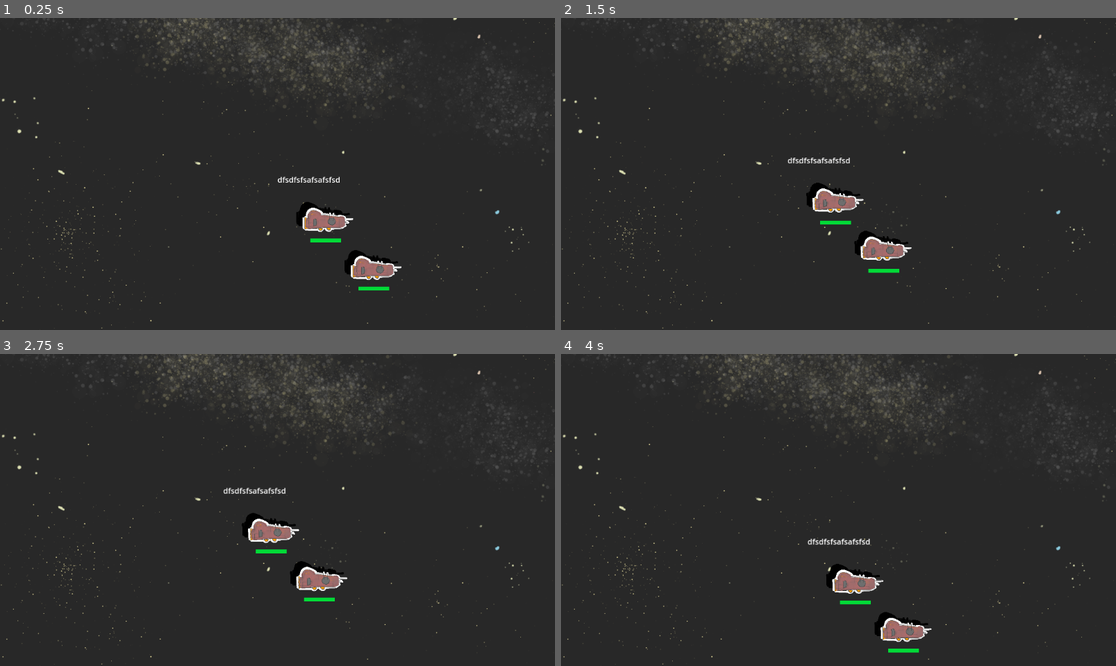
Above: before the commit, frames 1-4 (two rows, left to right).
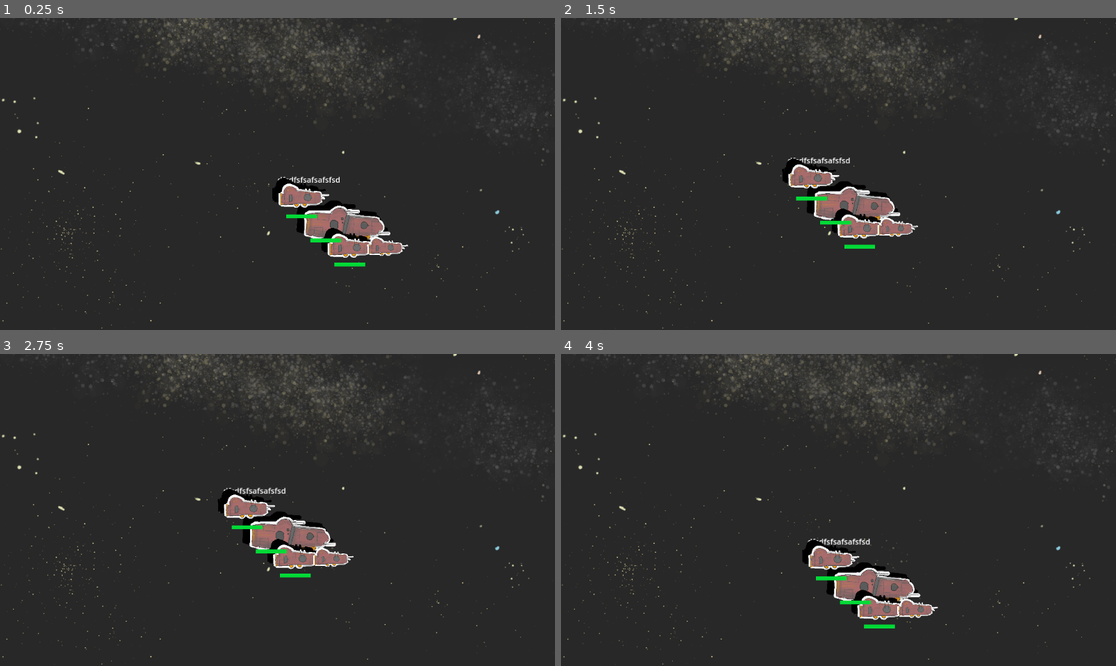
Above: after the commit, the same moments.

Repository: The-Churrosaur/fleetlike
Game: Godot game, scene res://_globals/game_manager.tscn
The game is run twice, just before and just after one commit, with the same random seed, the same clock (stepped at 60 frames per second) and the same inputs.
Inputs (mouse positions are in pixels of both pictures, inside the frame that each line leads up to):
- Up to frame 1 (0.25 s): no input
- Up to frame 2 (1.5 s): tap Enter (ui_accept) at 0.5, 0.77 s; move the mouse to (888, 220) at 0.52 s; hold Right (ui_right) 0.53-1.28 s; move the mouse to (888, 270) at 1.27 s; hold Down (ui_down) from 1.28 s (still down)
- Up to frame 3 (2.75 s): tap Enter (ui_accept) at 1.52 s; move the mouse to (333, 441) at 2.02 s; release Down (ui_down) at 2.03 s; hold Right (ui_right) from 2.03 s (still down)
- Up to frame 4 (4 s): move the mouse to (810, 572) at 2.77 s; release Right (ui_right) at 2.78 s; hold Up (ui_up) 2.78-3.53 s; tap Enter (ui_accept) at 3.02, 3.77 s; move the mouse to (1005, 556) at 3.52 s; hold Left (ui_left) from 3.53 s (still down)

The runs differ from the first frame. In frame 1, 3.4% of the frame differs, in the area x 49-74%, y 51-88%; in frame 2, 3.4%; in frame 3, 3.4%; in frame 4, 3.4%.

Commit message:
I don't remember but this is for evan

Diff:
--- a/_fx/explosion_fx.gd
+++ b/_fx/explosion_fx.gd
@@ -6,13 +6,16 @@
 @onready var animated_sprite_2d: AnimatedSprite2D = $AnimatedSprite2D
 @onready var main_sprite: Sprite2D = $"../MainSprite"
 @onready var scrap_particles: GPUParticles2D = $ScrapParticles
+@onready var lightning_particles: GPUParticles2D = $LightningParticles
 
 
 func _ready() -> void:
 	health.health_zero.connect(_on_health_zero_health)
 
+func _on_health_zero_health():
 
-func _on_health_zero_health():
+	lightning_particles.restart()
+	await lightning_particles.finished
 
 	reparent(GameGlobals.current_level)
 
--- a/_fx/explosion_fx.tscn
+++ b/_fx/explosion_fx.tscn
@@ -7,6 +7,15 @@
 [ext_resource type="Texture2D" uid="uid://b4b4bci3l3m53" path="res://_assets/kyle/kylesplosion2.png" id="5_rgh3u"]
 [ext_resource type="Texture2D" uid="uid://c7w163s5gjy7j" path="res://_assets/kyle/kylesplosion3.png" id="6_gw5fw"]
 [ext_resource type="Texture2D" uid="uid://b2agsiceq3xtn" path="res://_assets/kyle/scrap.png" id="7_o5abj"]
+[ext_resource type="Texture2D" uid="uid://hks605oyuef2" path="res://_assets/kyle/lightning.png" id="8_cnmk0"]
+
+[sub_resource type="ParticleProcessMaterial" id="ParticleProcessMaterial_11jl2"]
+particle_flag_disable_z = true
+angle_min = 1.07288e-05
+angle_max = 360.0
+gravity = Vector3(0, 0, 0)
+scale_min = 0.1
+scale_max = 0.6
 
 [sub_resource type="Curve" id="Curve_f47vw"]
 _data = [Vector2(0, 0), 0.0, 0.0, 0, 0, Vector2(0.141935, 1), 0.0725655, 0.0725655, 0, 0, Vector2(0.593548, 1), 0.0, 0.0, 0, 0, Vector2(1, 0), 0.0, 0.0, 0, 0]
@@ -67,6 +76,14 @@
 [node name="ExplosionSmoke" type="Node2D"]
 script = ExtResource("1_qoa33")
 
+[node name="LightningParticles" type="GPUParticles2D" parent="."]
+emitting = false
+texture = ExtResource("8_cnmk0")
+one_shot = true
+explosiveness = 0.42
+local_coords = true
+process_material = SubResource("ParticleProcessMaterial_11jl2")
+
 [node name="GPUParticles2D" type="GPUParticles2D" parent="."]
 emitting = false
 amount = 40
--- a/_globals/campaign_globals.gd
+++ b/_globals/campaign_globals.gd
@@ -11,3 +11,7 @@
 @export var rear_damage_mult = 2.0
 
 @export var speed_damage_reduction : CurveTexture
+
+
+func enemies(ship1 : Ship, ship2 : Ship):
+	return faction_enemies[ship1.faction].has(ship2.faction)
--- a/_globals/game_manager.tscn
+++ b/_globals/game_manager.tscn
@@ -2,7 +2,7 @@
 
 [ext_resource type="Script" uid="uid://bk6qlqq8fkj5t" path="res://_globals/game_manager.gd" id="1_lhsbv"]
 [ext_resource type="Resource" uid="uid://b88s6hqbvl0" path="res://_test_data/player_fleet.tres" id="2_i1c4i"]
-[ext_resource type="Resource" uid="uid://dut8ahh1fjuj7" path="res://battle/ship/ships/enemy_fleet.tres" id="3_ryq8w"]
+[ext_resource type="Resource" uid="uid://dut8ahh1fjuj7" path="res://_test_data/enemy_fleet.tres" id="3_ryq8w"]
 
 [node name="GameManager" type="Node2D"]
 script = ExtResource("1_lhsbv")
--- /dev/null
+++ b/_test_data/enemy_fleet.tres
@@ -0,0 +1,28 @@
+[gd_resource type="Resource" script_class="FleetData" load_steps=7 format=3 uid="uid://dut8ahh1fjuj7"]
+
+[ext_resource type="Script" uid="uid://bf63qct6m5xby" path="res://fleet/fleet_data.gd" id="1_4ng2m"]
+[ext_resource type="Script" uid="uid://qaixdu0mhtc2" path="res://fleet/ship_data.gd" id="2_cmgp3"]
+[ext_resource type="PackedScene" uid="uid://pgkbbaiwuhrh" path="res://battle/ship/ships/goldiship.tscn" id="3_6rixd"]
+[ext_resource type="PackedScene" uid="uid://70jg8mh27mxt" path="res://battle/ship/ships/fatship.tscn" id="4_uvvwt"]
+
+[sub_resource type="Resource" id="Resource_gku3y"]
+script = ExtResource("2_cmgp3")
+ship_scene = ExtResource("3_6rixd")
+player_ship = false
+faction = 2
+spawn_position = Vector2(500, 500)
+metadata/_custom_type_script = "uid://qaixdu0mhtc2"
+
+[sub_resource type="Resource" id="Resource_cjjqd"]
+script = ExtResource("2_cmgp3")
+ship_scene = ExtResource("4_uvvwt")
+player_ship = false
+faction = 2
+spawn_position = Vector2(1000, 1000)
+metadata/_custom_type_script = "uid://qaixdu0mhtc2"
+
+[resource]
+script = ExtResource("1_4ng2m")
+player_fleet = true
+ships = Array[ExtResource("2_cmgp3")]([SubResource("Resource_gku3y"), SubResource("Resource_cjjqd")])
+metadata/_custom_type_script = "uid://bf63qct6m5xby"
--- a/_test_data/player_fleet.tres
+++ b/_test_data/player_fleet.tres
@@ -1,12 +1,14 @@
-[gd_resource type="Resource" script_class="FleetData" load_steps=6 format=3 uid="uid://b88s6hqbvl0"]
+[gd_resource type="Resource" script_class="FleetData" load_steps=9 format=3 uid="uid://b88s6hqbvl0"]
 
 [ext_resource type="Script" uid="uid://bf63qct6m5xby" path="res://fleet/fleet_data.gd" id="1_yulkn"]
 [ext_resource type="Script" uid="uid://qaixdu0mhtc2" path="res://fleet/ship_data.gd" id="2_07ypw"]
-[ext_resource type="PackedScene" uid="uid://s4yeld6eym2i" path="res://battle/ship/ship.tscn" id="3_07ypw"]
+[ext_resource type="PackedScene" uid="uid://cicmb5p8of126" path="res://battle/ship/ships/smallship.tscn" id="4_cnko7"]
+[ext_resource type="PackedScene" uid="uid://70jg8mh27mxt" path="res://battle/ship/ships/fatship.tscn" id="4_djqh6"]
+[ext_resource type="PackedScene" uid="uid://pgkbbaiwuhrh" path="res://battle/ship/ships/goldiship.tscn" id="5_cnko7"]
 
 [sub_resource type="Resource" id="Resource_yulkn"]
 script = ExtResource("2_07ypw")
-ship_scene = ExtResource("3_07ypw")
+ship_scene = ExtResource("4_djqh6")
 player_ship = true
 faction = 0
 spawn_position = Vector2(100, 100)
@@ -14,14 +16,22 @@
 
 [sub_resource type="Resource" id="Resource_07ypw"]
 script = ExtResource("2_07ypw")
-ship_scene = ExtResource("3_07ypw")
+ship_scene = ExtResource("4_cnko7")
 player_ship = true
 faction = 0
-spawn_position = Vector2(200, 200)
+spawn_position = Vector2(50, 50)
+metadata/_custom_type_script = "uid://qaixdu0mhtc2"
+
+[sub_resource type="Resource" id="Resource_djqh6"]
+script = ExtResource("2_07ypw")
+ship_scene = ExtResource("5_cnko7")
+player_ship = true
+faction = 0
+spawn_position = Vector2(150, 150)
 metadata/_custom_type_script = "uid://qaixdu0mhtc2"
 
 [resource]
 script = ExtResource("1_yulkn")
 player_fleet = false
-ships = Array[ExtResource("2_07ypw")]([SubResource("Resource_yulkn"), SubResource("Resource_07ypw")])
+ships = Array[ExtResource("2_07ypw")]([SubResource("Resource_yulkn"), SubResource("Resource_07ypw"), SubResource("Resource_djqh6")])
 metadata/_custom_type_script = "uid://bf63qct6m5xby"
--- a/battle/ship/damage/physical/ship_hitbox.gd
+++ b/battle/ship/damage/physical/ship_hitbox.gd
@@ -4,14 +4,21 @@
 class_name ShipHitbox
 extends Area2D
 
+
+signal on_hit()
+
 @export var damage = 5
 @export var hit_chance = 0.5
 @export var abrade = true
+@export var free_on_hit = true
+
+var ship = null
+var target = null
 
 
 func _on_area_entered(area: Area2D) -> void:
-	if area is ShipHurtbox:
-		if randf() < hit_chance: _on_hit(area)
+	if area is ShipHurtbox and ship and area.ship and CampaignGlobals.enemies(ship, area.ship):
+		if randf() < hit_chance : _on_hit(area)
 		else: _on_miss(area)
 
 
@@ -19,7 +26,13 @@
 	damage -= area.armor
 	area.damage(damage)
 	if !abrade : damage += area.armor
+	_explode()
 
 
 func _on_miss(area : ShipHurtbox):
 	pass
+
+
+func _explode():
+	on_hit.emit()
+	if free_on_hit: queue_free()
--- a/battle/ship/damage/physical/ship_hurtbox.gd
+++ b/battle/ship/damage/physical/ship_hurtbox.gd
@@ -3,9 +3,13 @@
 extends Area2D
 
 
+@export var ship : Ship
 @export var health : ShipHealth
 @export var armor = 1
 
 
+func _ready() -> void:
+	print("HURTBOX READY: ", ship)
+
 func damage(_damage):
 	health.change_health(-_damage)
--- a/battle/ship/ship.gd
+++ b/battle/ship/ship.gd
@@ -35,7 +35,7 @@
 
 func kill_ship():
 	ship_died.emit(self)
-	await get_tree().create_timer(1.0)
+	await get_tree().create_timer(2.0).timeout
 	queue_free()
 
 
--- a/battle/ship/ship.tscn
+++ b/battle/ship/ship.tscn
@@ -9,15 +9,12 @@
 [ext_resource type="PackedScene" uid="uid://daxixkwymkrod" path="res://battle/ship/ship_mover.tscn" id="5_px0gm"]
 [ext_resource type="PackedScene" uid="uid://ci4r4pgw8hum8" path="res://_fx/explosion_fx.tscn" id="5_yrxkm"]
 [ext_resource type="PackedScene" uid="uid://7707jp6hme5c" path="res://_fx/flicker_drive.tscn" id="6_es0s5"]
-[ext_resource type="PackedScene" uid="uid://dkcwtctqpfays" path="res://battle/ship/components/component_manager.tscn" id="6_m0d6l"]
 [ext_resource type="Script" uid="uid://bymhfkbipujam" path="res://_fx/shadow_sprite.gd" id="6_njepq"]
-[ext_resource type="PackedScene" uid="uid://c2yd5hjvridcs" path="res://battle/ship/components/ship_component.tscn" id="10_kj2t3"]
 [ext_resource type="PackedScene" uid="uid://chfo20yjsyxsq" path="res://_fx/rcs_fx.tscn" id="11_m0d6l"]
 [ext_resource type="Texture2D" uid="uid://bbn0u35ipmqli" path="res://_assets/kyle/kyle_rcs.png" id="12_danqt"]
 [ext_resource type="PackedScene" uid="uid://coqqu0wbgy5gy" path="res://battle/ship/damage/ship_health.tscn" id="12_txejx"]
 [ext_resource type="Texture2D" uid="uid://bbniqdm4wusop" path="res://_assets/kyle/kyle_rcs2.png" id="13_4fpin"]
 [ext_resource type="PackedScene" uid="uid://ljrsdut67m7b" path="res://battle/ship/weapons/fire_control_manager.tscn" id="17_6fnym"]
-[ext_resource type="PackedScene" uid="uid://du17wo1yxisf5" path="res://battle/ship/weapons/weapons/laser_weapon.tscn" id="18_6fnym"]
 [ext_resource type="PackedScene" uid="uid://dgwdrxfvdphwe" path="res://battle/ship/detection/sensor.tscn" id="19_2hj83"]
 [ext_resource type="PackedScene" uid="uid://cgirvqoldups6" path="res://battle/ship/detection/sensor_hurtbox.tscn" id="19_6fnym"]
 [ext_resource type="PackedScene" uid="uid://bainibj58svww" path="res://_fx/damage_smoke.tscn" id="20_2hj83"]
@@ -25,7 +22,7 @@
 
 [sub_resource type="CapsuleShape2D" id="CapsuleShape2D_m0d6l"]
 radius = 16.0
-height = 100.0
+height = 154.0
 
 [sub_resource type="CircleShape2D" id="CircleShape2D_b20f4"]
 radius = 32.0
@@ -67,11 +64,6 @@
 rotation = 1.5708
 shape = SubResource("CapsuleShape2D_m0d6l")
 
-[node name="ExplosionFX" parent="." node_paths=PackedStringArray("health") instance=ExtResource("5_yrxkm")]
-rotation = 1.5708
-scale = Vector2(0.5, 0.5)
-health = NodePath("../ShipHealth")
-
 [node name="MainSprite" type="Sprite2D" parent="."]
 texture_filter = 1
 rotation = 1.5708
@@ -97,7 +89,13 @@
 health = NodePath("../ShipHealth")
 ship = NodePath("..")
 
-[node name="ShipHurtbox" parent="." node_paths=PackedStringArray("health") instance=ExtResource("2_danqt")]
+[node name="ExplosionFX" parent="." node_paths=PackedStringArray("health") instance=ExtResource("5_yrxkm")]
+rotation = 1.5708
+scale = Vector2(0.5, 0.5)
+health = NodePath("../ShipHealth")
+
+[node name="ShipHurtbox" parent="." node_paths=PackedStringArray("ship", "health") instance=ExtResource("2_danqt")]
+ship = NodePath("..")
 health = NodePath("../ShipHealth")
 
 [node name="CollisionShape2D" type="CollisionShape2D" parent="ShipHurtbox"]
@@ -120,15 +118,6 @@
 ship = NodePath("..")
 waypoint_manager = NodePath("../WaypointManager")
 thrust_curve = SubResource("CurveTexture_txejx")
-
-[node name="ComponentManager" parent="." node_paths=PackedStringArray("components") instance=ExtResource("6_m0d6l")]
-components = [NodePath("ShipComponent2"), NodePath("ShipComponent")]
-
-[node name="ShipComponent2" parent="ComponentManager" instance=ExtResource("10_kj2t3")]
-position = Vector2(37, 0)
-
-[node name="ShipComponent" parent="ComponentManager" instance=ExtResource("10_kj2t3")]
-position = Vector2(-37, 0)
 
 [node name="FlickerDrive" parent="." node_paths=PackedStringArray("shipmover") instance=ExtResource("6_es0s5")]
 position = Vector2(-43, 0)
@@ -171,15 +160,12 @@
 
 [node name="FireControlManager" parent="." node_paths=PackedStringArray("sensors", "weapons") instance=ExtResource("17_6fnym")]
 sensors = [NodePath("Sensor")]
-weapons = [NodePath("Weapon")]
+weapons = [NodePath(""), NodePath("")]
 
 [node name="Sensor" parent="FireControlManager" instance=ExtResource("19_2hj83")]
 
 [node name="CollisionShape2D" type="CollisionShape2D" parent="FireControlManager/Sensor"]
 shape = SubResource("CircleShape2D_yrxkm")
-
-[node name="Weapon" parent="FireControlManager" instance=ExtResource("18_6fnym")]
-position = Vector2(12, 0)
 
 [node name="SensorHurtbox" parent="." node_paths=PackedStringArray("ship") instance=ExtResource("19_6fnym")]
 ship = NodePath("..")
--- a/battle/ship/ships/enemy_fleet.tres
+++ /dev/null
@@ -1,27 +0,0 @@
-[gd_resource type="Resource" script_class="FleetData" load_steps=6 format=3 uid="uid://dut8ahh1fjuj7"]
-
-[ext_resource type="Script" uid="uid://bf63qct6m5xby" path="res://fleet/fleet_data.gd" id="1_pyv0j"]
-[ext_resource type="Script" uid="uid://qaixdu0mhtc2" path="res://fleet/ship_data.gd" id="2_uq02h"]
-[ext_resource type="PackedScene" uid="uid://70jg8mh27mxt" path="res://battle/ship/ships/fatship.tscn" id="3_lel8r"]
-
-[sub_resource type="Resource" id="Resource_gku3y"]
-script = ExtResource("2_uq02h")
-ship_scene = ExtResource("3_lel8r")
-player_ship = false
-faction = 2
-spawn_position = Vector2(500, 500)
-metadata/_custom_type_script = "uid://qaixdu0mhtc2"
-
-[sub_resource type="Resource" id="Resource_cjjqd"]
-script = ExtResource("2_uq02h")
-ship_scene = ExtResource("3_lel8r")
-player_ship = false
-faction = 2
-spawn_position = Vector2(1000, 1000)
-metadata/_custom_type_script = "uid://qaixdu0mhtc2"
-
-[resource]
-script = ExtResource("1_pyv0j")
-player_fleet = true
-ships = Array[ExtResource("2_uq02h")]([SubResource("Resource_gku3y"), SubResource("Resource_cjjqd")])
-metadata/_custom_type_script = "uid://bf63qct6m5xby"
--- a/battle/ship/ships/fatship.tscn
+++ b/battle/ship/ships/fatship.tscn
@@ -1,21 +1,32 @@
-[gd_scene load_steps=4 format=3 uid="uid://70jg8mh27mxt"]
+[gd_scene load_steps=5 format=3 uid="uid://70jg8mh27mxt"]
 
 [ext_resource type="PackedScene" uid="uid://s4yeld6eym2i" path="res://battle/ship/ship.tscn" id="1_inpc4"]
-[ext_resource type="Texture2D" uid="uid://1oimbdegdj8a" path="res://_assets/kyle/kyleship.png" id="2_f10xu"]
+[ext_resource type="Texture2D" uid="uid://c51cs8t4vhjle" path="res://_assets/kyle/kyleship2.png" id="2_j3siw"]
+[ext_resource type="PackedScene" uid="uid://xuffogoyvqeb" path="res://battle/ship/weapons/weapons/bullet_weapon.tscn" id="4_j3siw"]
 [ext_resource type="PackedScene" uid="uid://du17wo1yxisf5" path="res://battle/ship/weapons/weapons/laser_weapon.tscn" id="19_kqxc1"]
 
 [node name="Ship" instance=ExtResource("1_inpc4")]
 
-[node name="Sprite2D" type="Sprite2D" parent="MainSprite" index="2"]
-position = Vector2(-0.0013213, -365)
-scale = Vector2(0.8, 0.8)
-texture = ExtResource("2_f10xu")
+[node name="MainSprite" parent="." index="1"]
+position = Vector2(45, -8)
+texture = ExtResource("2_j3siw")
 
-[node name="ShipHealth" parent="." index="5"]
+[node name="ShadowSprite" parent="MainSprite" index="0"]
+texture = ExtResource("2_j3siw")
+
+[node name="CollisionShape2D" parent="ShipHurtbox" index="0"]
+position = Vector2(28, 0)
+
+[node name="FireControlManager_Weapon#Weapon" parent="." index="5" instance=ExtResource("19_kqxc1")]
+position = Vector2(71, 0)
+
+[node name="Weapon" parent="FireControlManager_Weapon#Weapon" index="5" instance=ExtResource("4_j3siw")]
+
+[node name="ShipHealth" parent="." index="6"]
 max_health = 200
 health = 200
 
-[node name="ShipMover" parent="." index="8"]
+[node name="ShipMover" parent="." index="9"]
 rotation_torque = 500
 thrust_force = 50
 
@@ -28,7 +39,13 @@
 position = Vector2(102.4, 52)
 
 [node name="FireControlManager" parent="." index="12" node_paths=PackedStringArray("weapons")]
-weapons = [NodePath("Weapon"), NodePath("Weapon/Weapon")]
+weapons = [NodePath("Weapon"), NodePath("Weapon2"), NodePath("Weapon3")]
 
-[node name="Weapon" parent="FireControlManager/Weapon" index="5" instance=ExtResource("19_kqxc1")]
-position = Vector2(71, 0)
+[node name="Weapon" parent="FireControlManager" index="1" instance=ExtResource("19_kqxc1")]
+position = Vector2(92, 0)
+
+[node name="Weapon2" parent="FireControlManager" index="2" instance=ExtResource("4_j3siw")]
+position = Vector2(13, 0)
+
+[node name="Weapon3" parent="FireControlManager" index="3" instance=ExtResource("4_j3siw")]
+position = Vector2(-36, 0)
--- /dev/null
+++ b/battle/ship/ships/goldiship.tscn
@@ -0,0 +1,33 @@
+[gd_scene load_steps=4 format=3 uid="uid://pgkbbaiwuhrh"]
+
+[ext_resource type="PackedScene" uid="uid://s4yeld6eym2i" path="res://battle/ship/ship.tscn" id="1_fkl3g"]
+[ext_resource type="Texture2D" uid="uid://1oimbdegdj8a" path="res://_assets/kyle/kyleship.png" id="2_47iak"]
+[ext_resource type="PackedScene" uid="uid://du17wo1yxisf5" path="res://battle/ship/weapons/weapons/laser_weapon.tscn" id="5_o8w6w"]
+
+[node name="Ship" instance=ExtResource("1_fkl3g")]
+
+[node name="MainSprite" parent="." index="1"]
+position = Vector2(2, 4)
+
+[node name="Sprite2D" type="Sprite2D" parent="MainSprite" index="2"]
+position = Vector2(-0.0013213, -365)
+scale = Vector2(0.8, 0.8)
+texture = ExtResource("2_47iak")
+
+[node name="CollisionShape2D" parent="ShipHurtbox" index="0"]
+position = Vector2(14, 0)
+
+[node name="ShipHealth" parent="." index="5"]
+max_health = 150
+health = 150
+
+[node name="ShipMover" parent="." index="8"]
+rotation_torque = 2500
+thrust_force = 100
+
+[node name="FireControlManager" parent="." index="11" node_paths=PackedStringArray("weapons")]
+weapons = [NodePath("Weapon"), NodePath("Weapon2")]
+
+[node name="Weapon" parent="FireControlManager" index="1" instance=ExtResource("5_o8w6w")]
+
+[node name="Weapon2" parent="FireControlManager" index="2" instance=ExtResource("5_o8w6w")]
--- /dev/null
+++ b/battle/ship/ships/smallship.tscn
@@ -0,0 +1,11 @@
+[gd_scene load_steps=3 format=3 uid="uid://cicmb5p8of126"]
+
+[ext_resource type="PackedScene" uid="uid://s4yeld6eym2i" path="res://battle/ship/ship.tscn" id="1_lk2dw"]
+[ext_resource type="PackedScene" uid="uid://xuffogoyvqeb" path="res://battle/ship/weapons/weapons/bullet_weapon.tscn" id="2_5fpf3"]
+
+[node name="Ship" instance=ExtResource("1_lk2dw")]
+
+[node name="FireControlManager" parent="." index="11" node_paths=PackedStringArray("weapons")]
+weapons = [NodePath("Weapon")]
+
+[node name="Weapon" parent="FireControlManager" index="1" instance=ExtResource("2_5fpf3")]
--- a/battle/ship/waypoints/ship_waypoint_manager.gd
+++ b/battle/ship/waypoints/ship_waypoint_manager.gd
@@ -42,8 +42,8 @@
 
 	current_waypoint = new_waypoint
 
-	print("NEW WAYPOINT ADDED: ")
-	current_waypoint.print_list()
+	#print("NEW WAYPOINT ADDED: ")
+	#current_waypoint.print_list()
 
 
 ## call to set current waypoint completed
--- a/battle/ship/weapons/bullets/bullet.tscn
+++ b/battle/ship/weapons/bullets/bullet.tscn
@@ -1,9 +1,26 @@
-[gd_scene load_steps=7 format=3 uid="uid://jqm3f5keb4cb"]
+[gd_scene load_steps=14 format=3 uid="uid://jqm3f5keb4cb"]
 
 [ext_resource type="PackedScene" uid="uid://me67jcpanbom" path="res://battle/ship/damage/physical/ship_hitbox.tscn" id="1_g0m3i"]
+[ext_resource type="Texture2D" uid="uid://bn5m4emn00njs" path="res://_assets/kyle/dust.png" id="2_lvyb5"]
 [ext_resource type="Script" uid="uid://cjmu6koyt8jun" path="res://battle/ship/weapons/bullets/bullet_mover.gd" id="2_rg5ye"]
 [ext_resource type="Texture2D" uid="uid://dcyoljmcooldo" path="res://_assets/kyle/kylebold.png" id="3_jg15y"]
 [ext_resource type="Texture2D" uid="uid://boa6fwrackrk5" path="res://_assets/kyle/kylebold2png.png" id="4_ild1v"]
+[ext_resource type="Texture2D" uid="uid://df8bdalqqeq5y" path="res://_assets/kyle/kyleshell.png" id="5_ild1v"]
+[ext_resource type="Texture2D" uid="uid://dfqgp4020lbjc" path="res://_assets/kyle/kyleflare.png" id="7_0t8ly"]
+[ext_resource type="Script" uid="uid://pt2biwj4i5q8" path="res://battle/ship/weapons/bullets/hit_sprite.gd" id="7_fanvd"]
+[ext_resource type="Texture2D" uid="uid://b8xj2ie4smq4g" path="res://_assets/kyle/kyleflare2.png" id="8_fanvd"]
+
+[sub_resource type="CapsuleShape2D" id="CapsuleShape2D_nv5ly"]
+radius = 5.0
+height = 20.0
+
+[sub_resource type="ParticleProcessMaterial" id="ParticleProcessMaterial_nv5ly"]
+particle_flag_disable_z = true
+angle_min = 1.07288e-05
+angle_max = 180.0
+gravity = Vector3(0, 0, 0)
+scale_min = 0.1
+scale_max = 0.2
 
 [sub_resource type="SpriteFrames" id="SpriteFrames_lvyb5"]
 animations = [{
@@ -19,21 +36,64 @@
 "speed": 5.0
 }]
 
-[sub_resource type="CapsuleShape2D" id="CapsuleShape2D_nv5ly"]
-radius = 5.0
-height = 50.0
+[sub_resource type="SpriteFrames" id="SpriteFrames_yr70u"]
+animations = [{
+"frames": [{
+"duration": 1.0,
+"texture": ExtResource("7_0t8ly")
+}, {
+"duration": 1.0,
+"texture": ExtResource("8_fanvd")
+}],
+"loop": true,
+"name": &"default",
+"speed": 5.0
+}]
 
 [node name="Bullet" instance=ExtResource("1_g0m3i")]
+damage = 10
+hit_chance = 1.0
 
-[node name="BulletMover" type="Node2D" parent="." index="0"]
+[node name="CollisionShape2D" type="CollisionShape2D" parent="." index="0"]
+position = Vector2(2, 0)
+rotation = 1.5708
+shape = SubResource("CapsuleShape2D_nv5ly")
+
+[node name="BulletMover" type="Node2D" parent="." index="1"]
 script = ExtResource("2_rg5ye")
+velocity = 200
 
-[node name="Testbolt" type="AnimatedSprite2D" parent="." index="1"]
+[node name="TargetLooker" type="Node2D" parent="BulletMover" index="0"]
+
+[node name="GPUParticles2D" type="GPUParticles2D" parent="." index="2"]
+texture = ExtResource("2_lvyb5")
+process_material = SubResource("ParticleProcessMaterial_nv5ly")
+
+[node name="Testbolt" type="AnimatedSprite2D" parent="." index="3"]
+visible = false
+position = Vector2(-41, 0)
 rotation = 1.55939
-scale = Vector2(0.2, 0.2)
+scale = Vector2(0.069794, 0.166182)
 sprite_frames = SubResource("SpriteFrames_lvyb5")
 autoplay = "default"
 
-[node name="CollisionShape2D" type="CollisionShape2D" parent="." index="2"]
+[node name="Sprite2D" type="Sprite2D" parent="." index="4"]
+rotation = 1.57079
+scale = Vector2(0.2, 0.2)
+texture = ExtResource("5_ild1v")
+
+[node name="Hit" type="Node2D" parent="." index="5"]
+visible = false
+z_index = 1
+position = Vector2(-8, 0)
+rotation = -3.14159
+script = ExtResource("7_fanvd")
+
+[node name="AnimatedSprite" type="AnimatedSprite2D" parent="Hit" index="0"]
+position = Vector2(10, -1.7053e-13)
 rotation = 1.5708
-shape = SubResource("CapsuleShape2D_nv5ly")
+scale = Vector2(0.8, 0.8)
+sprite_frames = SubResource("SpriteFrames_yr70u")
+autoplay = "default"
+
+[connection signal="on_hit" from="." to="Hit" method="_on_bullet_on_hit"]
--- a/battle/ship/weapons/bullets/bullet_mover.gd
+++ b/battle/ship/weapons/bullets/bullet_mover.gd
@@ -3,8 +3,20 @@
 extends Node2D
 
 @onready var bullet: ShipHitbox = $".."
+@onready var target_looker: Node2D = $TargetLooker
 
 @export var velocity = 500
+@export var lifetime = 3.0
+
+var current_lifetime = 0
 
 func _physics_process(delta: float) -> void:
 	bullet.global_position += bullet.global_transform.x * velocity * delta
+
+	if bullet.target:
+		print("bullet has target lerping")
+		target_looker.look_at(bullet.target.global_position)
+		bullet.global_rotation = lerp_angle(bullet.global_rotation, target_looker.global_rotation, 1.0 * delta)
+
+	current_lifetime += delta
+	if current_lifetime > lifetime: bullet._explode()
--- /dev/null
+++ b/battle/ship/weapons/bullets/hit_sprite.gd
@@ -0,0 +1,15 @@
+extends Node2D
+
+@onready var animated_sprite: AnimatedSprite2D = $AnimatedSprite
+@onready var bullet: ShipHitbox = $".."
+
+func _on_bullet_on_hit() -> void:
+
+	reparent(GameGlobals.current_level)
+	visible = true
+
+	animated_sprite.play()
+
+	await animated_sprite.animation_looped
+
+	queue_free()
--- a/battle/ship/weapons/fire_control_manager.gd
+++ b/battle/ship/weapons/fire_control_manager.gd
@@ -39,5 +39,5 @@
 
 	#print("Assigning contacts: ", contacts)
 
-	if !contacts.is_empty(): fire_at_target(contacts[0]) # TODO
+	if !contacts.is_empty(): fire_at_target(contacts[randi_range(0, contacts.size() - 1)]) # TODO
 	else: cease_fire()
--- /dev/null
+++ b/battle/ship/weapons/weapons/bullet_weapon.gd
@@ -0,0 +1,15 @@
+extends Weapon
+
+const BULLET = preload("res://battle/ship/weapons/bullets/bullet.tscn")
+
+
+func _physics_process(delta: float) -> void:
+	if target: look_at(target.global_position)
+
+
+func _fire():
+	var bullet = BULLET.instantiate()
+	GameGlobals.current_level.add_child(bullet)
+	bullet.global_transform = muzzle.global_transform
+	bullet.ship = ship
+	bullet.target = target
--- /dev/null
+++ b/battle/ship/weapons/weapons/bullet_weapon.tscn
@@ -0,0 +1,10 @@
+[gd_scene load_steps=3 format=3 uid="uid://xuffogoyvqeb"]
+
+[ext_resource type="PackedScene" uid="uid://40155jf6e60d" path="res://battle/ship/weapons/weapon.tscn" id="1_v2hwc"]
+[ext_resource type="Script" uid="uid://bnbwgxr16ntb8" path="res://battle/ship/weapons/weapons/bullet_weapon.gd" id="2_8bnyn"]
+
+[node name="Weapon" instance=ExtResource("1_v2hwc")]
+script = ExtResource("2_8bnyn")
+
+[node name="fire_timer" parent="." index="0"]
+wait_time = 4.0
--- a/battle/ui/selected_ship/sensor_radius_draw.gd
+++ b/battle/ui/selected_ship/sensor_radius_draw.gd
@@ -12,7 +12,6 @@
 	var fcm = ship.fire_control_manager
 	for sensor in fcm.sensors:
 		circles.append(sensor.get_children()[0].shape.radius)
-	print("circles init: ", circles)
 
 func _draw() -> void:
 	for circle in circles:
Binary file added: _assets/kyle/kyleshell.png
Not shown, added: _assets/kyle/kyleshell.png.import
Binary file added: _assets/kyle/kyleship2.png
Not shown, added: _assets/kyle/kyleship2.png.import
Binary file added: _assets/kyle/lightning.png
Not shown, added: _assets/kyle/lightning.png.import
Not shown: 1 places in _fx/explosion_fx.tscn that only renumber resources
Not shown: 1 places in battle/ship/ship.tscn that only renumber resources
Not shown, added: battle/ship/weapons/bullets/hit_sprite.gd.uid
Not shown, added: battle/ship/weapons/weapons/bullet_weapon.gd.uid
Not shown, changed: _assets/kyle.kra-autosave.kra
Not shown, added: _assets/kyle/kyleship2.png~
(and 2 more such lines)
